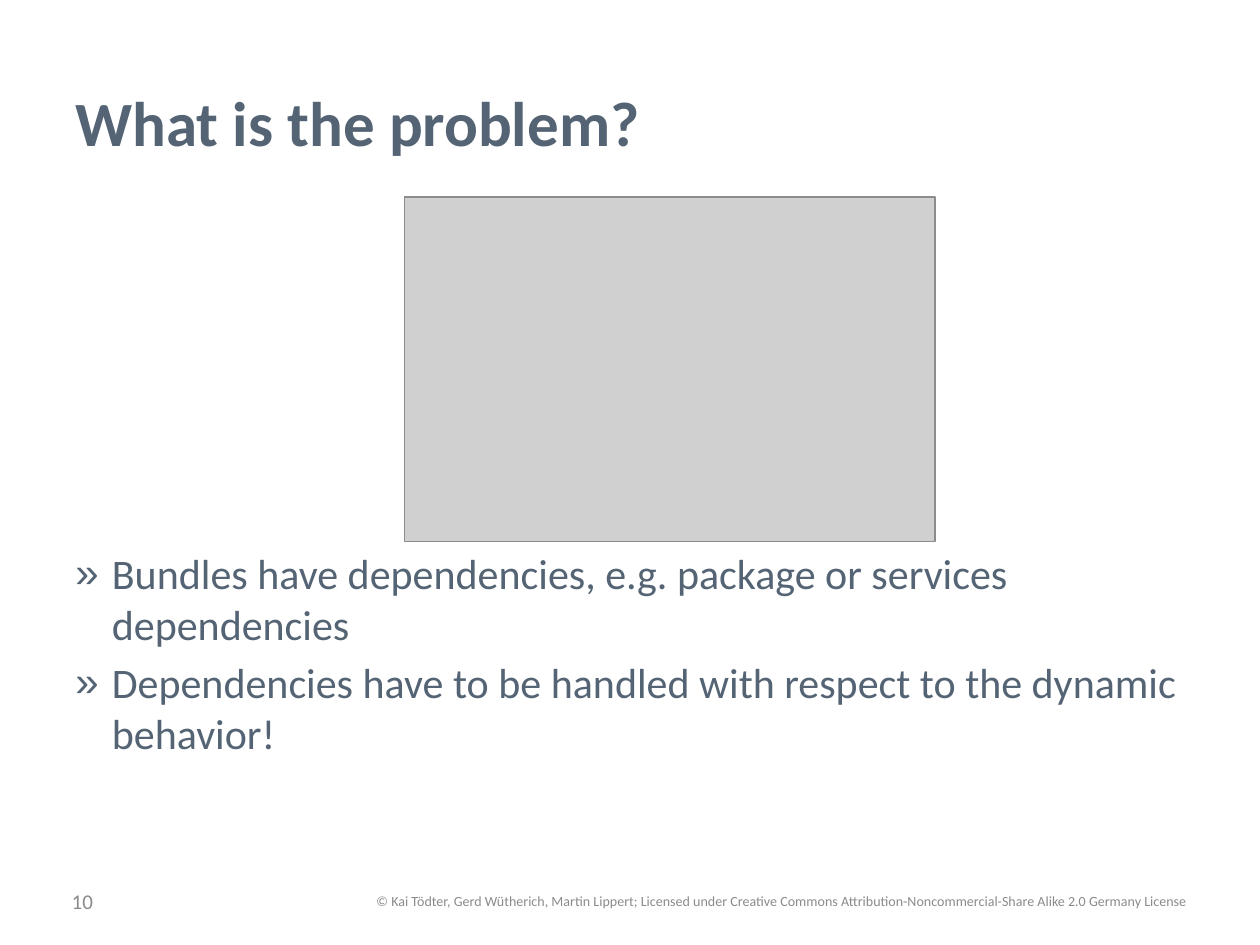
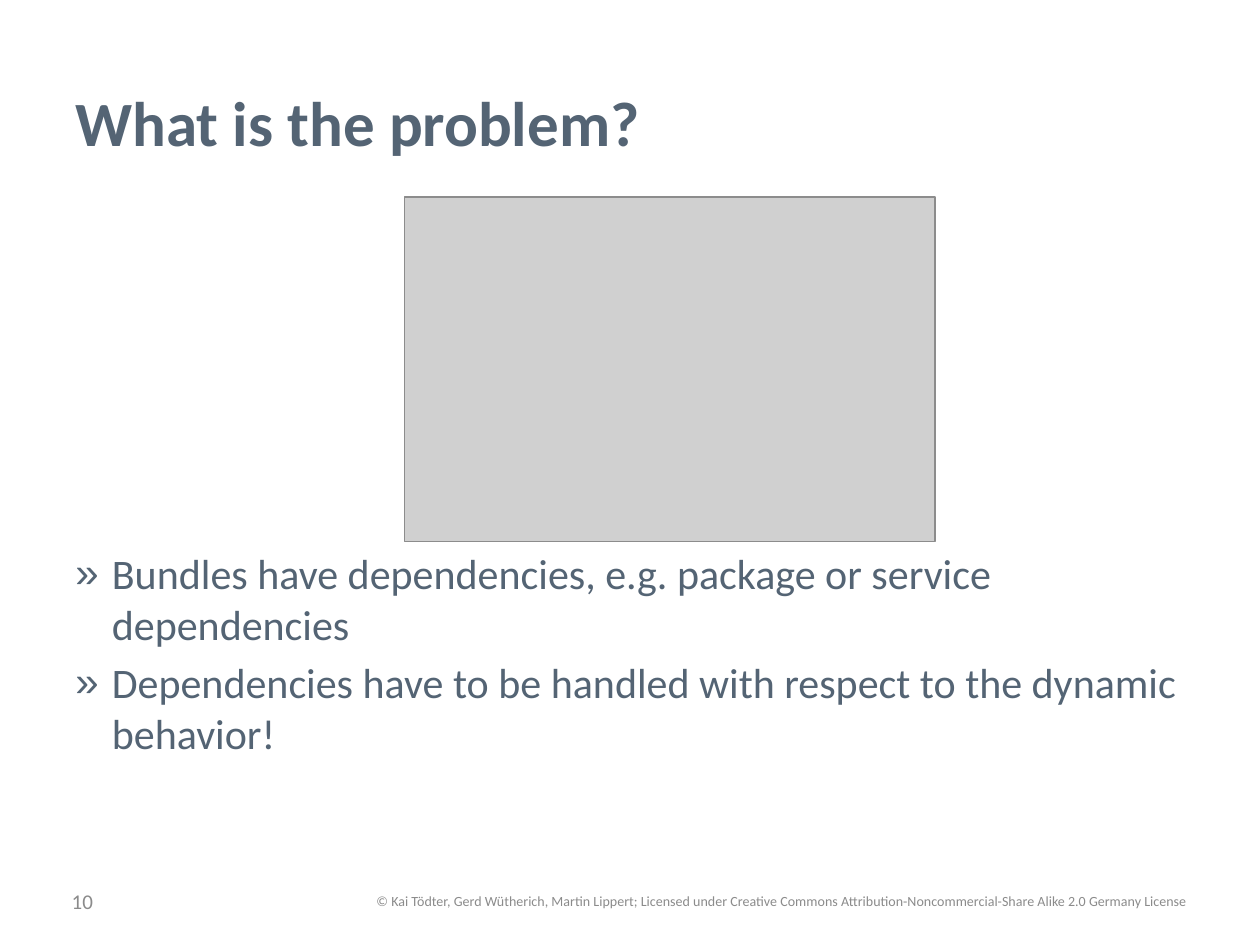
Before and after one commit to osgi-forks/osgi-person-manager, a slide deck: slide 10 of presentations/Patterns and Best Practices for dynamic OSGi Applications.pptx. Drawn at 1260x945 pixels with LibreOffice and Linux fonts; fonts in the diff are those of the drawing; grey boxes stand for pictures; background and template pictures are left out. Boxes give left, top, right and bottom in pixels: in the first picture for what was removed or moved away, otherwise in the second. Text is boxed around its words. In the diff, an @@ line names an element or a change of style, - is before the commit and + after.

```diff
--- a/presentations/Patterns and Best Practices for dynamic OSGi Applications.pptx
+++ b/presentations/Patterns and Best Practices for dynamic OSGi Applications.pptx
@@ text at (112,560,990,647): text changed @@
-» Bundles have dependencies, e.g. package or services dependencies
+» Bundles have dependencies, e.g. package or service dependencies
```
Also in this commit, not shown: 11 other slides changed.
